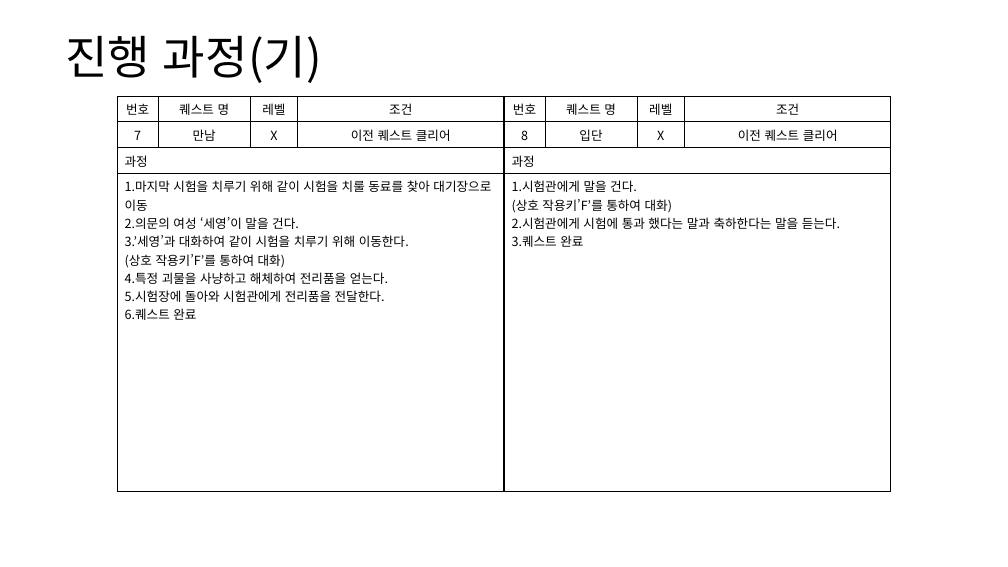
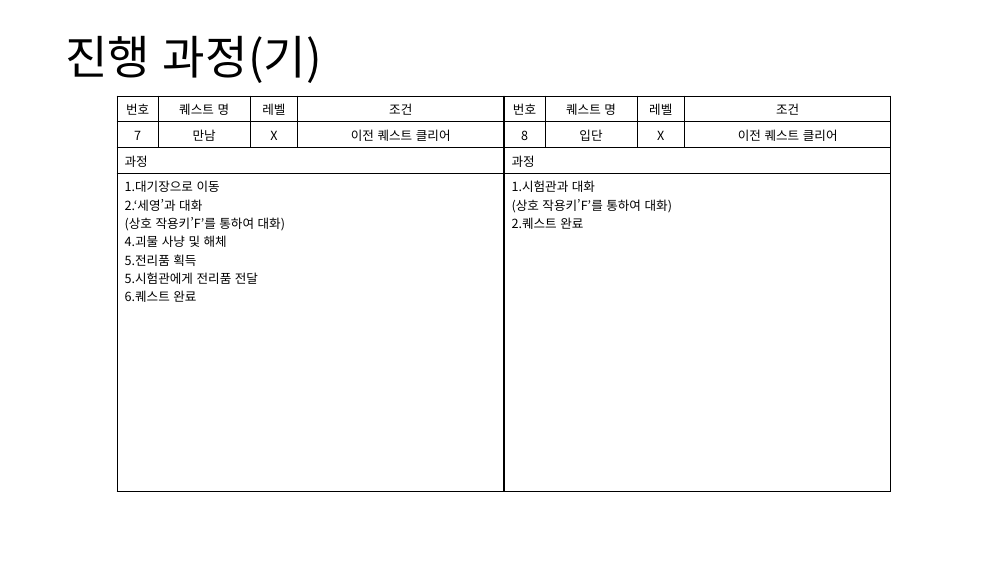
Before and after one commit to yjk0401/unityenginebasic_9th, a slide deck: slide 19 of 기획/메인 스토리 기획서.pptx (slide 15 before the commit). Drawn at 1008x567 pixels with LibreOffice and Linux fonts; fonts in the diff are those of the drawing. Boxes give left, top, right and bottom in pixels: in the first picture for what was removed or moved away, otherwise in the second. Text is boxed around its words. In the diff, an @@ line names an element or a change of style, - is before the commit and + after.

```diff
--- a/기획/메인 스토리 기획서.pptx
+++ b/기획/메인 스토리 기획서.pptx
@@ table at box(117, 96, 504, 482) @@
-row 4, column 1: 1.마지막 시험을 치루기 위해 같이 시험을 치룰 동료를 찾아 대기장으로 이동 / 2.의문의 여성 ‘세영’이 말을 건다. / 3.’세영’과 대화하여 같이 시험을 치루기 위해 이동한다. / (상호 작용키’F’를 통하여 대화) / 4.특정 괴물을 사냥하고 해체하여 전리품을 얻는다. / 5.시험장에 돌아와 시험관에게 전리품을 전달한다. / 6.퀘스트 완료
+row 4, column 1: 1.대기장으로 이동 / 2.‘세영’과 대화 / (상호 작용키’F’를 통하여 대화) / 4.괴물 사냥 및 해체 / 5.전리품 획득 / 5.시험관에게 전리품 전달 / 6.퀘스트 완료
@@ table at box(504, 96, 892, 482) @@
-row 4, column 1: 1.시험관에게 말을 건다. / (상호 작용키’F’를 통하여 대화) / 2.시험관에게 시험에 통과 했다는 말과 축하한다는 말을 듣는다. / 3.퀘스트 완료
+row 4, column 1: 1.시험관과 대화 / (상호 작용키’F’를 통하여 대화) / 2.퀘스트 완료
```
Also in this commit, not shown: 7 other slides changed, 7 slides added, 2 slides removed.
